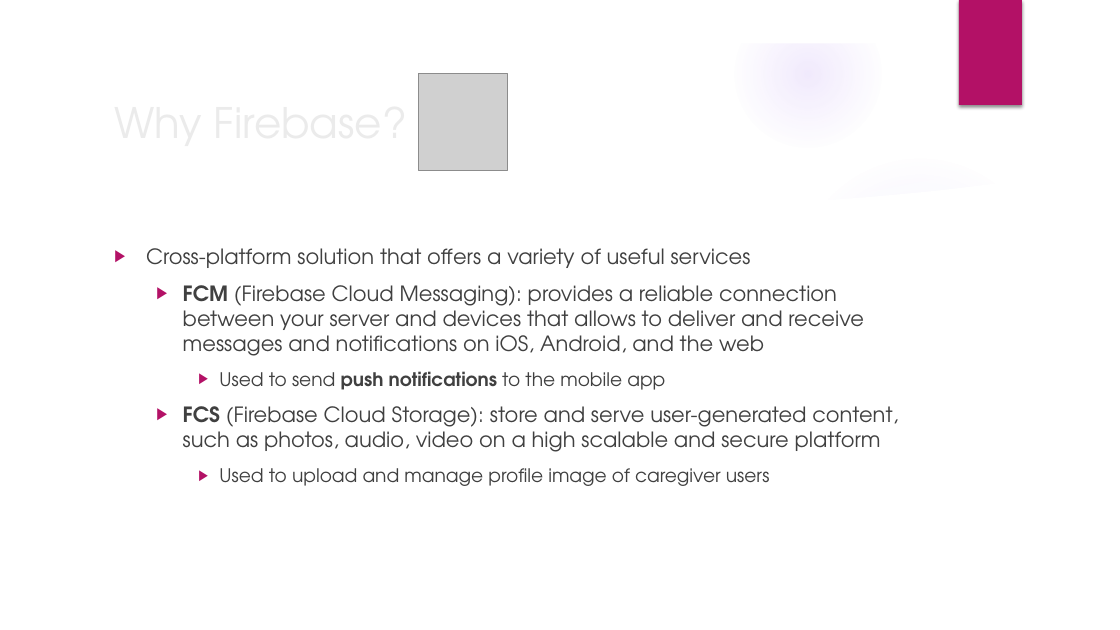
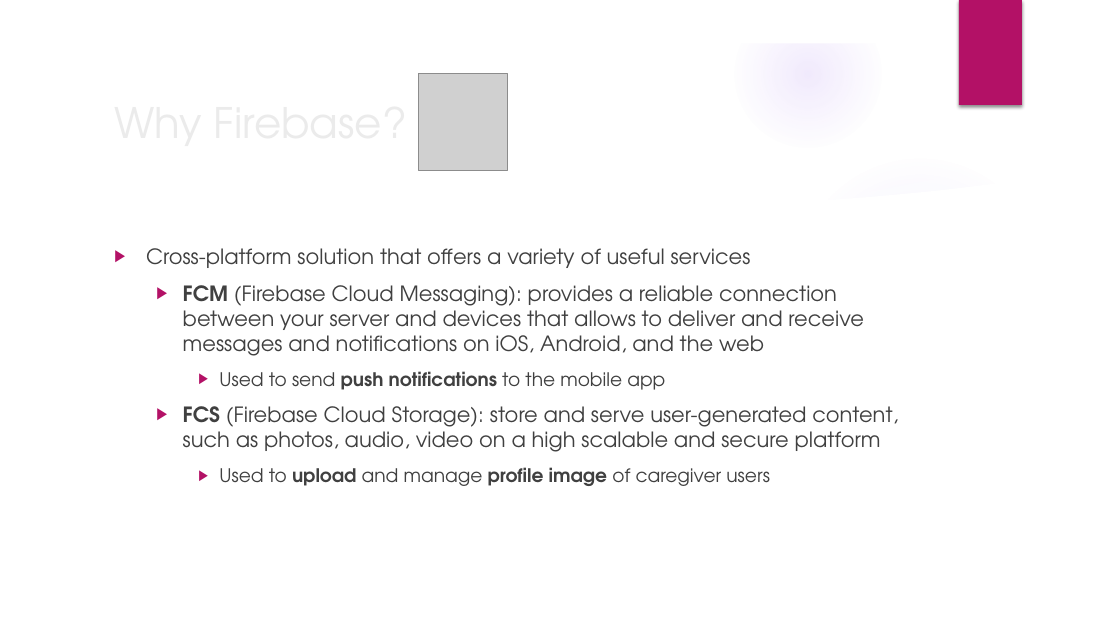
Before and after one commit to fedy97/Baddy-full-stack-app, a slide deck: slide 9 of documentation/Baddy_presentation.pptx. Drawn at 1120x630 pixels with LibreOffice and Linux fonts; fonts in the diff are those of the drawing; grey boxes stand for pictures; background and template pictures are left out. Boxes give left, top, right and bottom in pixels: in the first picture for what was removed or moved away, otherwise in the second. Text is boxed around its words. In the diff, an @@ line names an element or a change of style, - is before the commit and + after.

```diff
--- a/documentation/Baddy_presentation.pptx
+++ b/documentation/Baddy_presentation.pptx
@@ text at (219,467,770,486): bold on in "upload profile image" @@
```
Also in this commit, not shown: 3 other slides changed.
